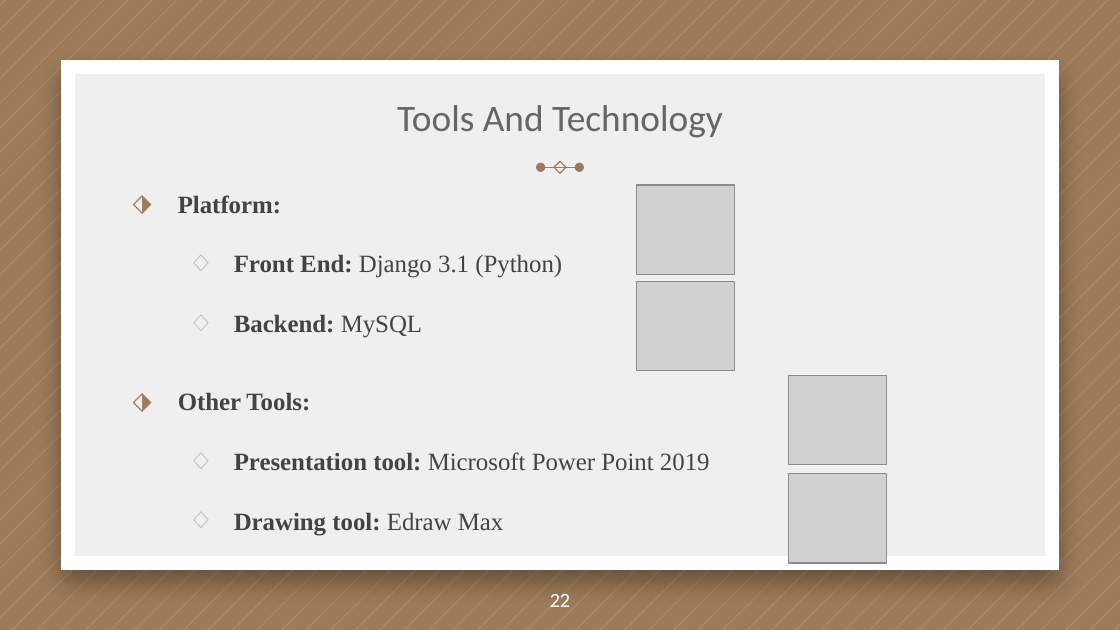
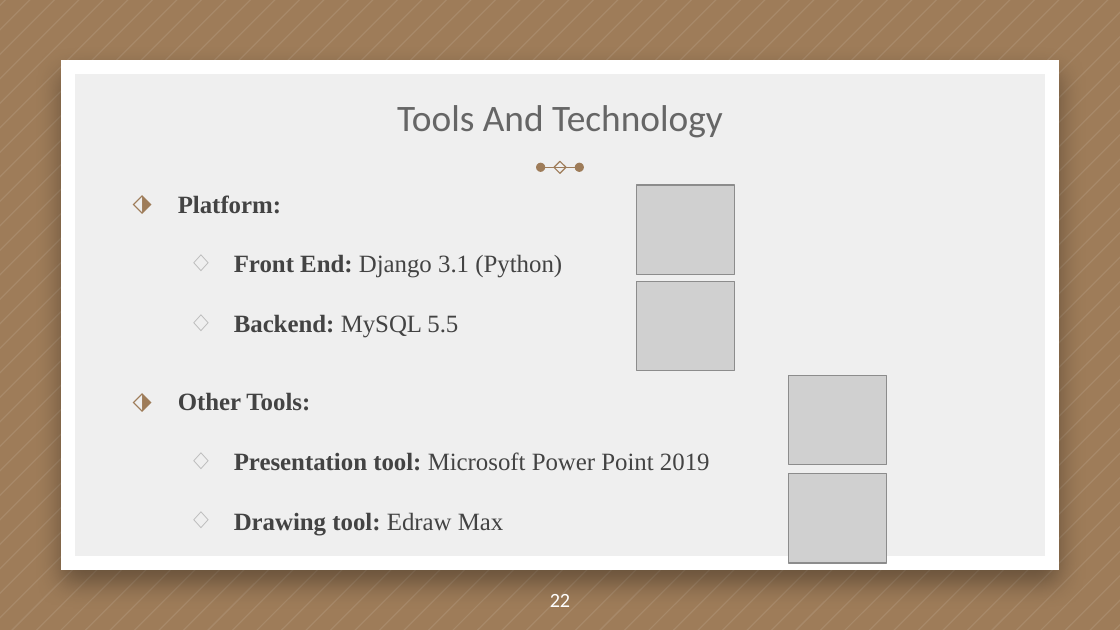
Before and after one commit to Bumblebee-python/Travel_Destination, a slide deck: slide 22 of Presentations/Presentation 1.pptx. Drawn at 1120x630 pixels with LibreOffice and Linux fonts; fonts in the diff are those of the drawing; grey boxes stand for pictures. Boxes give left, top, right and bottom in pixels: in the first picture for what was removed or moved away, otherwise in the second. Text is boxed around its words. In the diff, an @@ line names an element or a change of style, - is before the commit and + after.

```diff
--- a/Presentations/Presentation 1.pptx
+++ b/Presentations/Presentation 1.pptx
@@ text at [234, 314, 458, 338]: text changed @@
-  ◇ Backend: MySQL
+  ◇ Backend: MySQL 5.5
```
Also in this commit, not shown: 4 other slides changed, 1 slide added, 1 slide removed.
